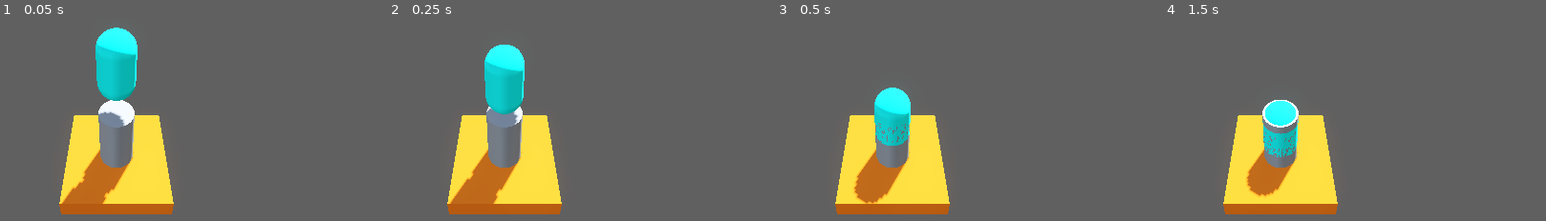
Above: before the commit, frames 1-4 (left to right).
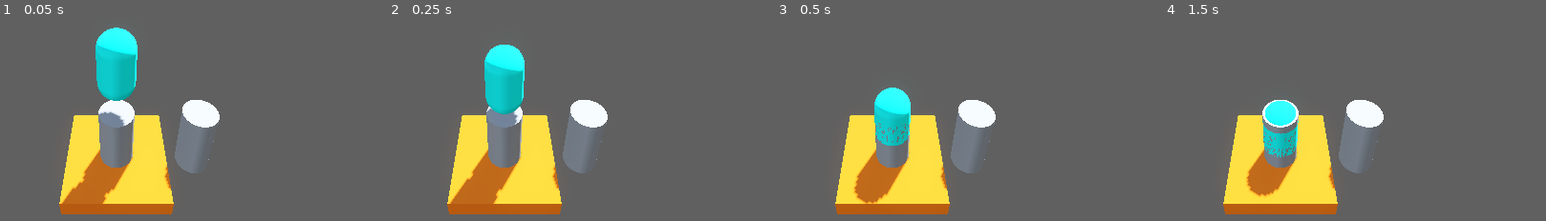
Above: after the commit, the same moments.

Repository: Yadovitiy/SkyPogo
Game: Godot game, scene res://Scenes/Game/game.tscn
Same seed, same stepped clock (60 frames per second), same inputs: the game is played once before the commit and once after it. A sky picture missing from this copy of the repository is replaced by a grey-blue gradient.
Inputs:
- Up to frame 1 (0.05 s): no input
- Up to frame 2 (0.25 s): no input
- Up to frame 3 (0.5 s): no input
- Up to frame 4 (1.5 s): tap Enter at 1.25 s
The pictures show only the part of the screen within x 35-85%, y 46-96%; the shares and areas given below are measured in that part.

The runs differ from the first frame. In frame 1, 2.6% of the frame differs, in the area x 43-58%, y 40-85%; in frame 2, 2.6%; in frame 3, 2.6%; in frame 4, 2.6%.

Commit message:
Тест  SSH-подключения

Diff:
--- a/Scenes/Game/game.tscn
+++ b/Scenes/Game/game.tscn
@@ -38,3 +38,7 @@
 [node name="MeshInstance3D" type="MeshInstance3D" parent="." unique_id=310756709]
 transform = Transform3D(1, 0, 0, 0, 1, 0, 0, 0, 1, 0, 1, 0)
 mesh = SubResource("CylinderMesh_qikps")
+
+[node name="MeshInstance3D2" type="MeshInstance3D" parent="." unique_id=1329876323]
+transform = Transform3D(1, 0, 0, 0, 1, 0, 0, 0, 1, 2.3323038, 1, 0)
+mesh = SubResource("CylinderMesh_qikps")
